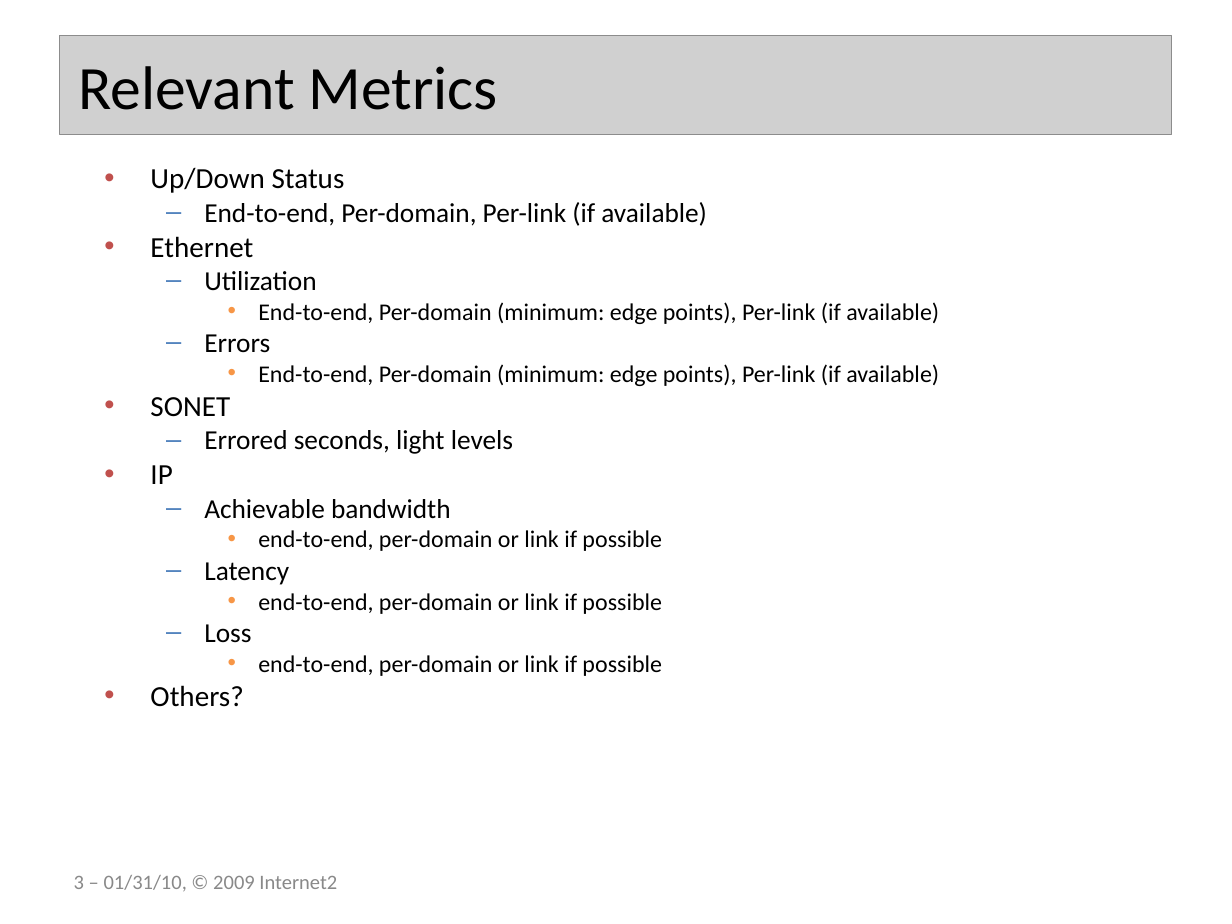
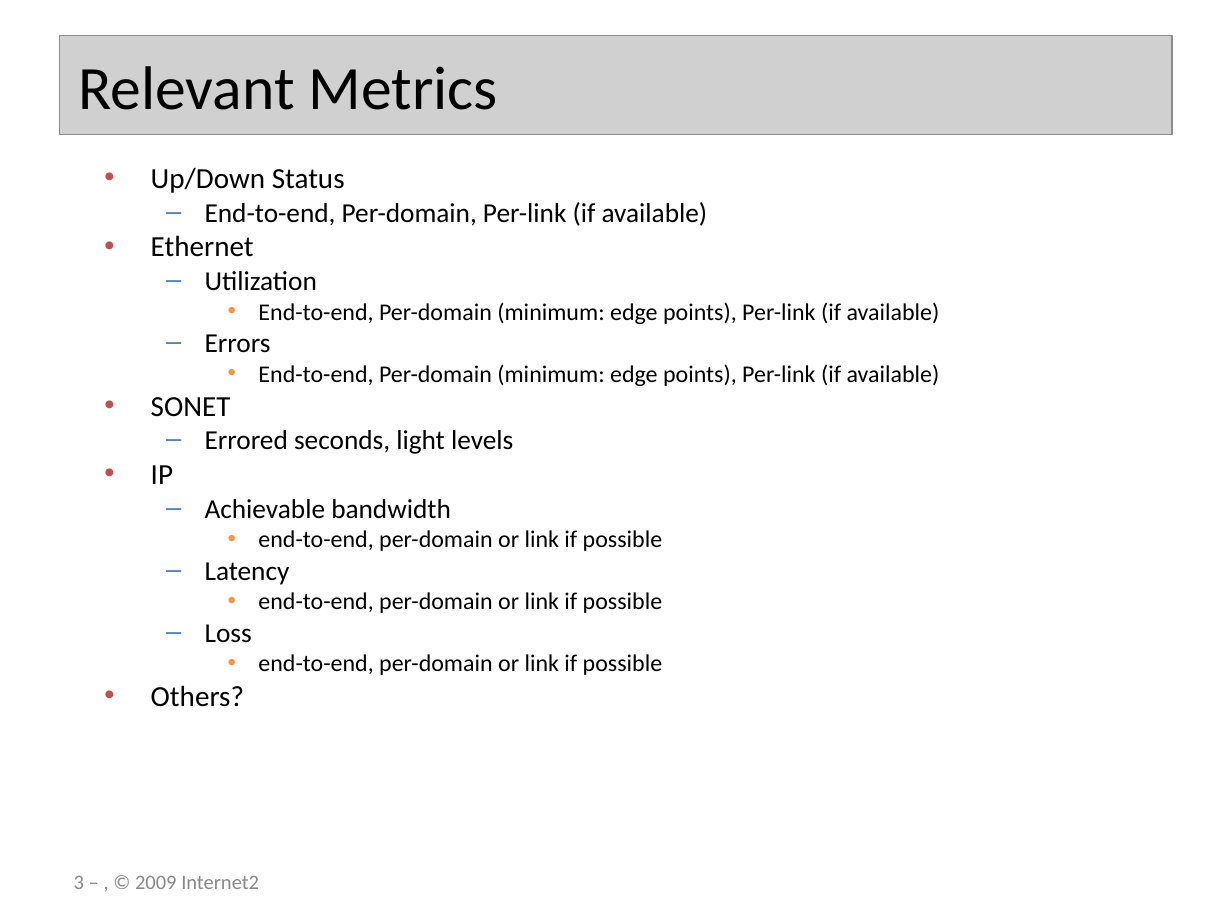
Before and after one commit to perfsonar/historical, a slide deck: slide 3 of 20100131Meet/20100131-circuit_monitoring.ppt. Drawn at 1232x924 pixels with LibreOffice and Linux fonts; fonts in the diff are those of the drawing; grey boxes stand for pictures; background and template pictures are left out. Boxes give left, top, right and bottom in pixels: in the first picture for what was removed or moved away, otherwise in the second. Text is boxed around its words. In the diff, an @@ line names an element or a change of style, - is before the commit and + after.

```diff
--- a/20100131Meet/20100131-circuit_monitoring.ppt
+++ b/20100131Meet/20100131-circuit_monitoring.ppt
@@ text "Up/Down Status" at bbox=[151, 167, 940, 707]: indent changed @@
@@ page number at bbox=[74, 876, 259, 889]: text changed @@
-3 – 01/31/10, © 2009 Internet2
+3 – , © 2009 Internet2
```
Also in this commit, not shown: 12 other slides changed.
